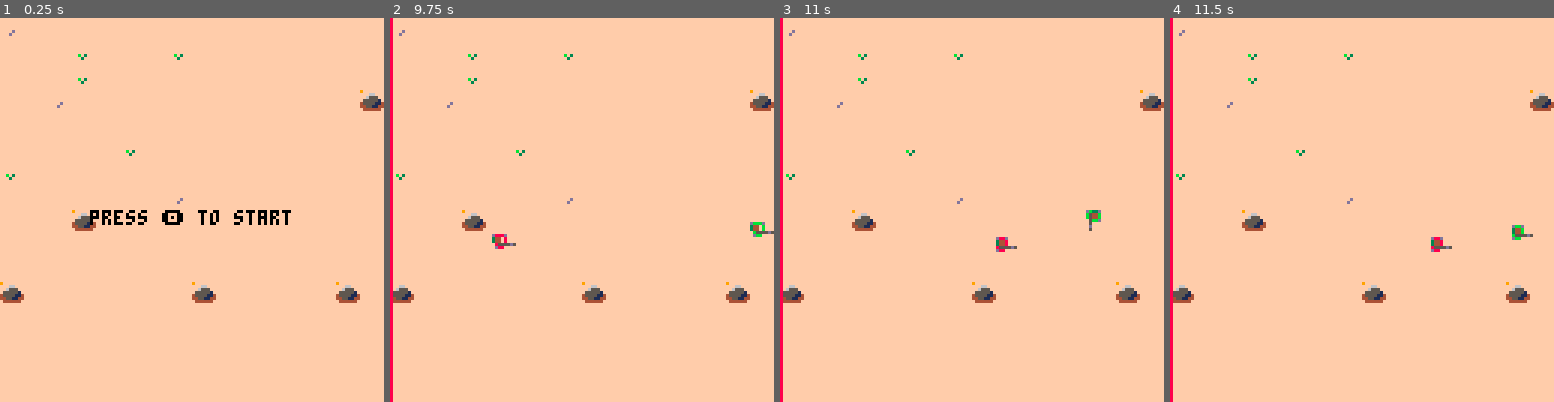
Above: before the commit, frames 1-4 (left to right).
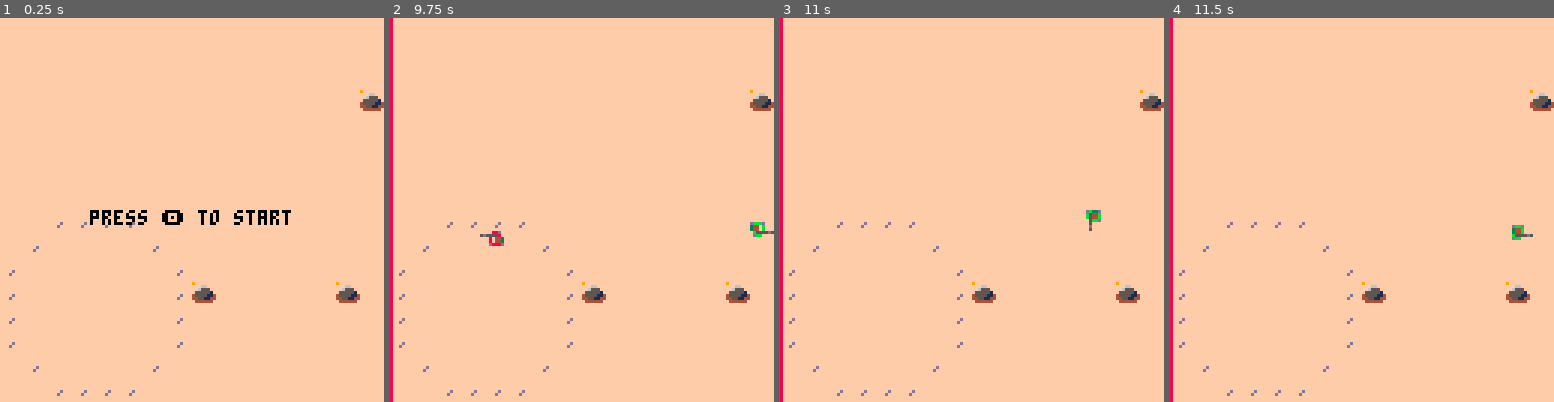
Above: after the commit, the same moments.

Repository: eduszesz/shmup
Game: PICO-8 cartridge topshooter.p8
Two runs of this game, one before a commit and one after it. Both use one fixed random seed, a clock stepped at 60 frames per second and the inputs below.
Inputs:
- Up to frame 1 (0.25 s): no input
- Up to frame 2 (9.75 s): tap X (X key) at 0.33, 1.07, 1.85, 2.97, 4.08, 5.2, 6.32, 7.43, 8.55, 9.67 s; tap O (Z key) at 0.7, 1.7, 2.1, 2.5, 2.9, 3.3, 3.7, 4.1, 4.5, 4.9, 5.3, 5.7, 6.1, 6.5, 6.9, 7.3, 7.7, 8.1, 8.5, 8.9, 9.3, 9.7 s; hold Right 1.6-2.1 s; hold Up 2.15-2.42 s; hold Right 2.47-3.03 s; hold Left 3.08-3.58 s; hold Down 3.63-3.97 s; hold Right 4.02-4.68 s; hold Up 4.73-5.03 s; hold Left 5.08-5.68 s; hold Down 5.73-6.03 s; hold Right 6.08-6.58 s; hold Right 6.63-7.13 s; hold Up 7.18-7.45 s; hold Right 7.5-8.07 s; hold Left 8.12-8.62 s; hold Down 8.67-9 s; hold Right 9.05-9.72 s
- Up to frame 3 (11 s): hold Up 9.77-10.07 s; tap O (Z key) at 10.1, 10.5, 10.9 s; hold Left 10.12-10.72 s; hold Down from 10.77 s (still down); tap X (X key) at 10.78 s
- Up to frame 4 (11.5 s): release Down at 11.07 s; hold Right from 11.12 s (still down); tap O (Z key) at 11.3 s

The runs differ from the first frame. In frame 1, 0.8% of the frame differs, in the area x 0-48%, y 3-99%; in frame 2, 0.9%; in frame 3, 0.9%; in frame 4, 0.9%.

Commit message:
sparks for jipe and map experiments

Diff:
--- a/topshooter.p8
+++ b/topshooter.p8
@@ -153,7 +153,7 @@
 					p.inv=true
 					p.h-=1
 					for i=1,rnd(5)+5 do
-						mrsparks(p.x+4,p.y+4)
+						mrsparks(p)
 					end
 					if p.h<1 then
 						mkexplosions(p)
@@ -376,7 +376,7 @@
 					e.inv=true
 					e.h-=1
 					for i=1,rnd(5)+5 do
-						mrsparks(e.x+4,e.y+4)
+						mrsparks(e)
 					end
 					if e.h<0 then
 						mkexplosions(e)
@@ -557,9 +557,14 @@
 	end
 end
 
-function mrsparks(_x,_y)
-	local s={x=_x,
-										y=_y,
+function mrsparks(_obj)
+	local p=_obj
+	local cr=4
+	if p.typ=="jipe" then
+		cr=8
+	end
+	local s={x=p.x+cr,
+										y=p.y+cr,
 										c=8,
 										dx=rnd(2)-1,
 										dy=rnd(2)-1,
@@ -711,14 +716,18 @@
 end
 
 function mkmap()
-
-	for y=0,7 do
-		for x=120,127 do
+	local tmp={{120,127,0,7},{16,23,8,15}}
+	local ofst={0,8}
+	local cx=rnd(ofst)
+	local cy=rnd(ofst)
+	local sp=rnd(tmp)
+	for y=sp[3],sp[4] do
+		for x=sp[1],sp[2] do
 			if sget(x,y)==1 then
-				mset(x-120,y,16)
+				mset(x-sp[1]+cx,y+cy,16)
 			end
 			if sget(x,y)==8 then
-				mset(x-120,y,17)
+				mset(x-sp[1]+cx,y+cy,17)
 			end
 		end
 	end
@@ -771,14 +780,14 @@
 0070070000b445b0000b445b000dbbbd00000000005000000d0000000b5555d5344b0000000e800000000000088ee50007700000007000000000000000000100
 0000000000b44bd0000b445b000000000000000000d00000050000000dbb0000b5555d5000088000000000008085508070700000000000000000000010000000
 0000000000d33000000d33bd0000000000000000005000000000000000000000dbb0000000080000000000000058050000570000000000000000000000000008
-ffffffffffffffff0000000000000000000000000000000000000000000000000000000000000000000000000000000000000000000000000000000000000000
-ffffffffffffffff0000000000000000000000000000000000000000000000000000000000000000000000000000000000000000000000000000000000000000
-ffffffffffffffff0000000000000000000000000000000000000000000000000000000000000000000000000000000000000000000000000000000000000000
-ffffffffffffffff0000000000000000000000000000000000000000000000000000000000000000000000000000000000000000000000000000000000000000
-ffbf3fffffffdfff0000000000000000000000000000000000000000000000000000000000000000000000000000000000000000000000000000000000000000
-fff3fffffffdffff0000000000000000000000000000000000000000000000000000000000000000000000000000000000000000000000000000000000000000
-ffffffffffffffff0000000000000000000000000000000000000000000000000000000000000000000000000000000000000000000000000000000000000000
-ffffffffffffffff0000000000000000000000000000000000000000000000000000000000000000000000000000000000000000000000000000000000000000
+ffffffffffffffff0088880000000000000000000000000000000000000000000000000000000000000000000000000000000000000000000000000000000000
+ffffffffffffffff0800008000000000000000000000000000000000000000000000000000000000000000000000000000000000000000000000000000000000
+ffffffffffffffff8000000800000000000000000000000000000000000000000000000000000000000000000000000000000000000000000000000000000000
+ffffffffffffffff8000000800000000000000000000000000000000000000000000000000000000000000000000000000000000000000000000000000000000
+ffbf3fffffffdfff8000000800000000000000000000000000000000000000000000000000000000000000000000000000000000000000000000000000000000
+fff3fffffffdffff8000000800000000000000000000000000000000000000000000000000000000000000000000000000000000000000000000000000000000
+ffffffffffffffff0800008000000000000000000000000000000000000000000000000000000000000000000000000000000000000000000000000000000000
+ffffffffffffffff0088880000000000000000000000000000000000000000000000000000000000000000000000000000000000000000000000000000000000
 00000000000000000000000000000000000000000000000000000000000000000000000000000000000000000000000000000000000000000000000000000000
 00000000000000000000000000000000000000000000000000000000000000000000000000000000000000000000000000000000000000000000000000000000
 00000000000000000000000000000000000000000000000000000000000000000000000000000000000000000000000000000000000000000000000000000000
